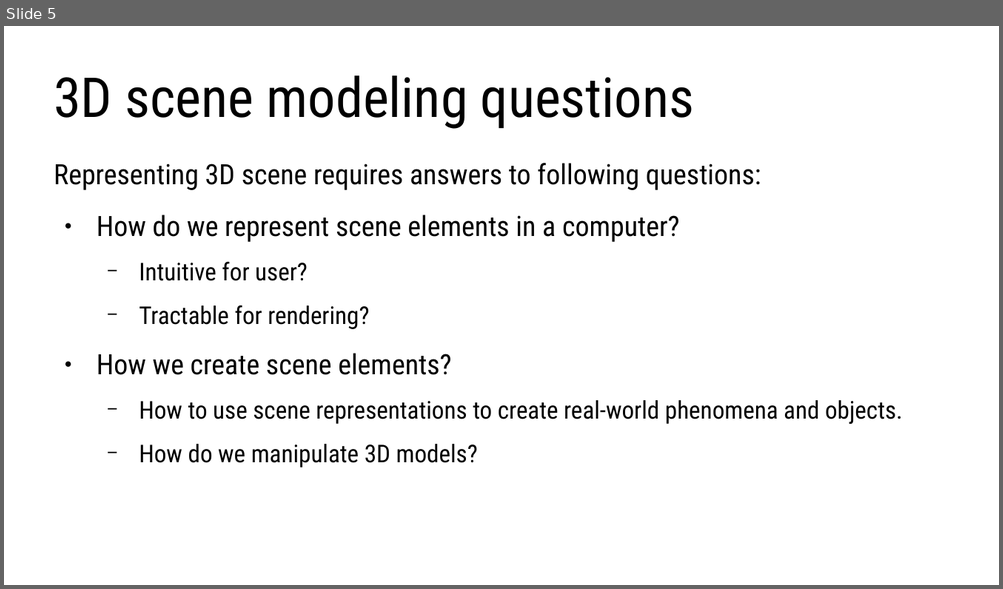
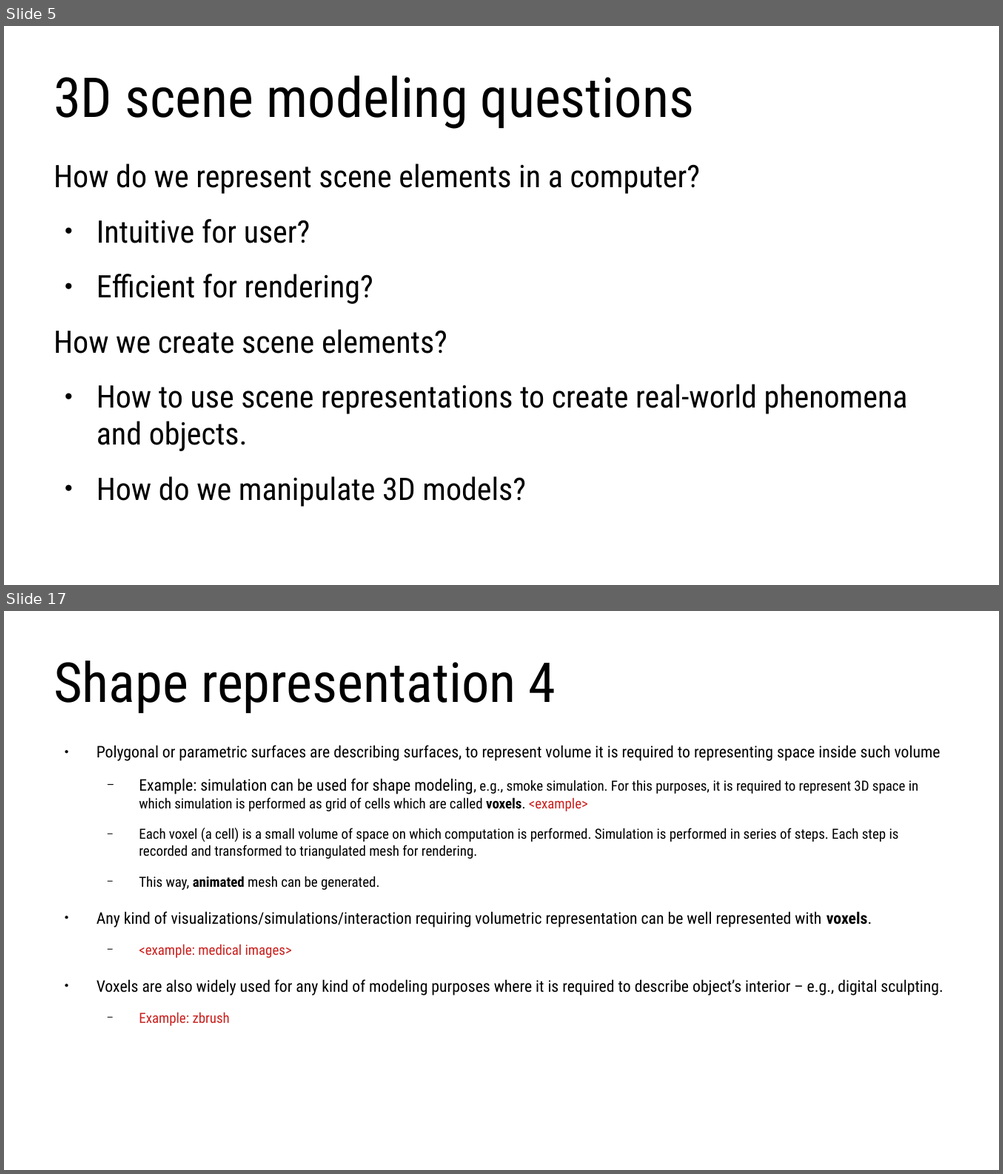
Before and after one commit to lorentzo/IntroductionToComputerGraphics, a slide deck: lectures/3_foundations_3d_scene/3_1_introduction_3d_scene.odp. Shown one above the other, each under a label of ours: slide 5 before the commit, slides 5 and 17 after it; the slides between them are not shown. The pictures are 1003x589 and 1003x1174 pixels, drawn with LibreOffice and Linux fonts; fonts in the diff are those of the drawing. Boxes give left, top, right and bottom in pixels: in the first picture for what was removed or moved away, otherwise in the second. Text is boxed around its words. In the diff, an @@ line names an element or a change of style, - is before the commit and + after.

Commit message:
3d objects

```diff
--- a/lectures/3_foundations_3d_scene/3_1_introduction_3d_scene.odp
+++ b/lectures/3_foundations_3d_scene/3_1_introduction_3d_scene.odp
@@ slide 17 added at [4, 611, 999, 1170], background #FFFFFF @@
@@ title added at [54, 661, 556, 713], 44 pt, text #000000 @@
+Shape representation 4
@@ text added at [96, 745, 942, 1026], 12.8 pt, text #000000 @@
+● Polygonal or parametric surfaces are describing surfaces, to represent volume it is required to representing space inside such volume
+  − Example: simulation can be used for shape modeling, e.g., smoke simulation. For this purposes, it is required to represent 3D space in which simulation is performed as grid of cells which are called voxels. <example>
+  − Each voxel (a cell) is a small volume of space on which computation is performed. Simulation is performed in series of steps. Each step is recorded and transformed to triangulated mesh for rendering.
+  − This way, animated mesh can be generated.
+● Any kind of visualizations/simulations/interaction requiring volumetric representation can be well represented with voxels.
+  − <example: medical images>
+● Voxels are also widely used for any kind of modeling purposes where it is required to describe object’s interior – e.g., digital sculpting.
+  − Example: zbrush
@@ slide 5 changed as well @@
@@ text at [54, 163, 761, 190]: paragraph removed @@
-Representing 3D scene requires answers to following questions:
@@ text at [54, 164, 908, 507]: size 22.4 to 24.8 pt in "How do we represent scene elements in ...", "How we create scene elements?"; size 19.6 to 24.8 pt in "Intuitive for user?", "How to use scene representations to create ...", "How do we manipulate 3D models?"; bullet ● to none; bullet − to ●; list level 2 to 1 in "Intuitive for user?"; list level 2 to 1 in "How to use scene representations ..."; list level 2 to 1 in "How do we manipulate 3D ..." @@
@@ text at [96, 274, 373, 304]: text changed; size 19.6 to 24.8 pt @@
-  − Tractable for rendering?
+● Efficient for rendering?
```
Also in this commit, not shown: 3 other slides changed, 32 other slides added, 2 slides removed, 3 other files.
